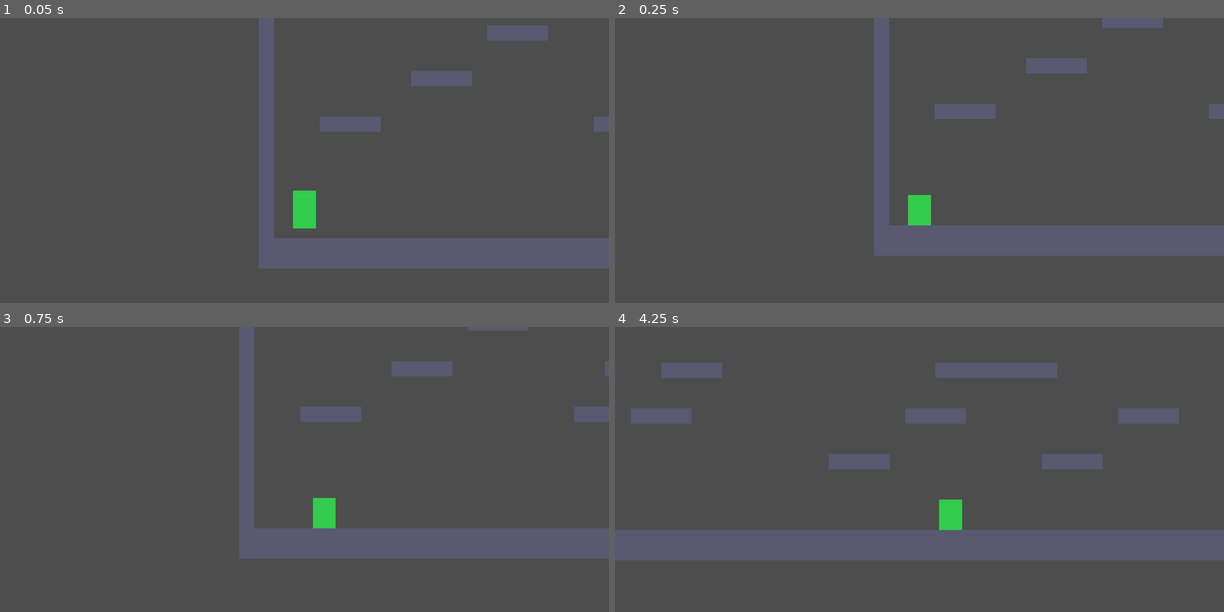
Above: before the commit, frames 1-4 (two rows, left to right).
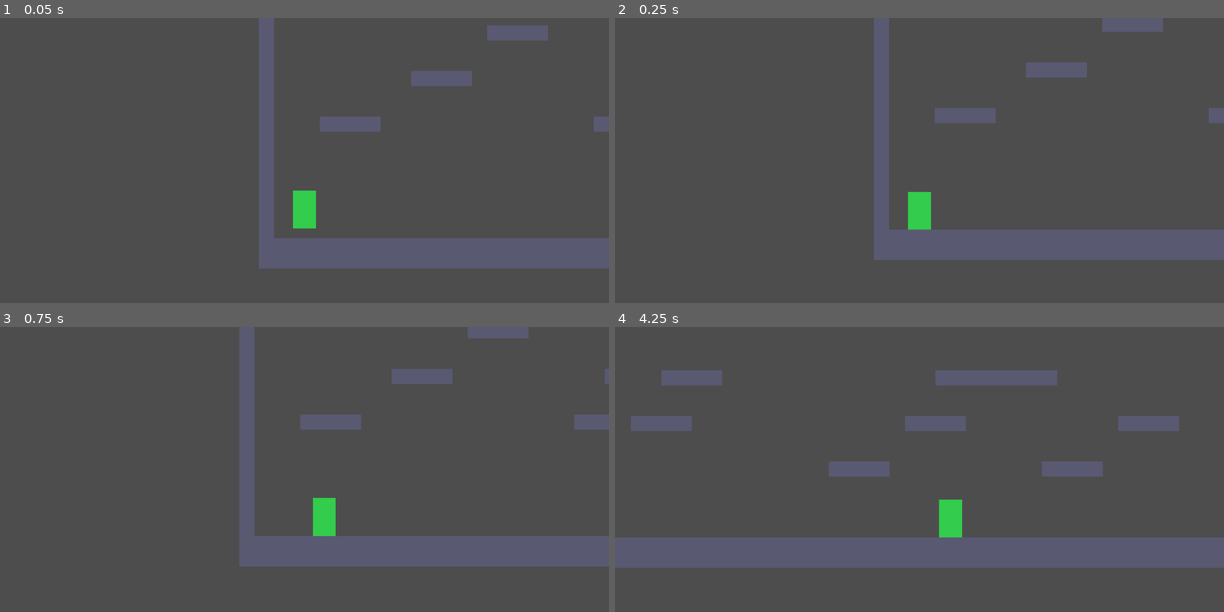
Above: after the commit, the same moments.

Repository: keithPHBC/ashtrail
Game: Godot game, scene res://scenes/level/test_level.tscn
The game is run twice, just before and just after one commit, with the same random seed, the same clock (stepped at 60 frames per second) and the same inputs.
Inputs:
- Up to frame 1 (0.05 s): no input
- Up to frame 2 (0.25 s): no input
- Up to frame 3 (0.75 s): hold D (move_right) from 0.53 s (still down)
- Up to frame 4 (4.25 s): tap Space (jump) at 0.77, 1.52, 3.02, 3.77 s; release D (move_right) at 2.03 s; hold A (move_left) 2.03-2.78 s; hold D (move_right) from 2.78 s (still down)

Frame 1 is identical in both runs. In frame 2, 2.3% of the frame differs, in the area x 42-100%, y 3-85%; in frame 3, 4.8%; in frame 4, 9.6%, in the area x 0-100%, y 12-85%.

Commit message:
Fix tile collision polygon offset
Collision coordinates are relative to tile center in Godot 4,
not top-left. Was causing player to overlap tiles on the bottom
and right edges.

Co-Authored-By: Claude Opus 4.6 <noreply@anthropic.com>

Diff:
--- a/scenes/level/test_level.gd
+++ b/scenes/level/test_level.gd
@@ -17,13 +17,13 @@
 	"#..............####...........................................................######...............#",
 	"#..................................................................................................#",
 	"#..................................................................................................#",
-	"#.........####..........####..............########.............................####.................#",
+	"#.........####..........####..............########.............................####................#",
 	"#..................................................................................................#",
 	"#..................................................................................................#",
-	"#...####..............####..............####..........####.............####..........................#",
+	"#...####..............####..............####..........####.............####........................#",
 	"#..................................................................................................#",
 	"#..................................................................................................#",
-	"#..................................####..........####..........####..........####....................#",
+	"#..................................####..........####..........####..........####..................#",
 	"#..................................................................................................#",
 	"#..................................................................................................#",
 	"#..................................................................................................#",
@@ -55,10 +55,11 @@
 
 	# Add physics layer to tileset so tiles have collision
 	tileset.add_physics_layer()
-	# Create collision polygon for the tile
+	# Create collision polygon for the tile (coordinates are relative to tile center)
+	var half := TILE_SIZE / 2.0
 	var polygon := PackedVector2Array([
-		Vector2(0, 0), Vector2(TILE_SIZE, 0),
-		Vector2(TILE_SIZE, TILE_SIZE), Vector2(0, TILE_SIZE)
+		Vector2(-half, -half), Vector2(half, -half),
+		Vector2(half, half), Vector2(-half, half)
 	])
 	source.get_tile_data(Vector2i(0, 0), 0).add_collision_polygon(0)
 	source.get_tile_data(Vector2i(0, 0), 0).set_collision_polygon_points(0, 0, polygon)
